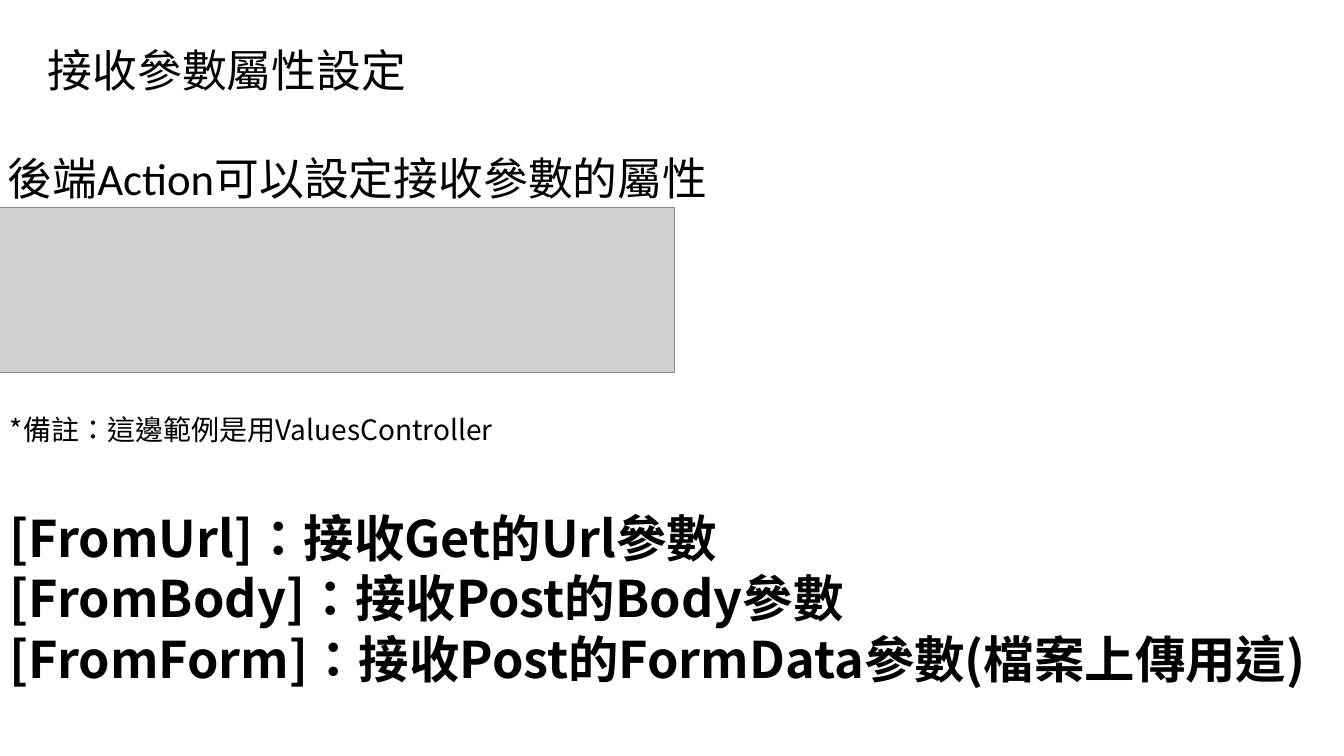
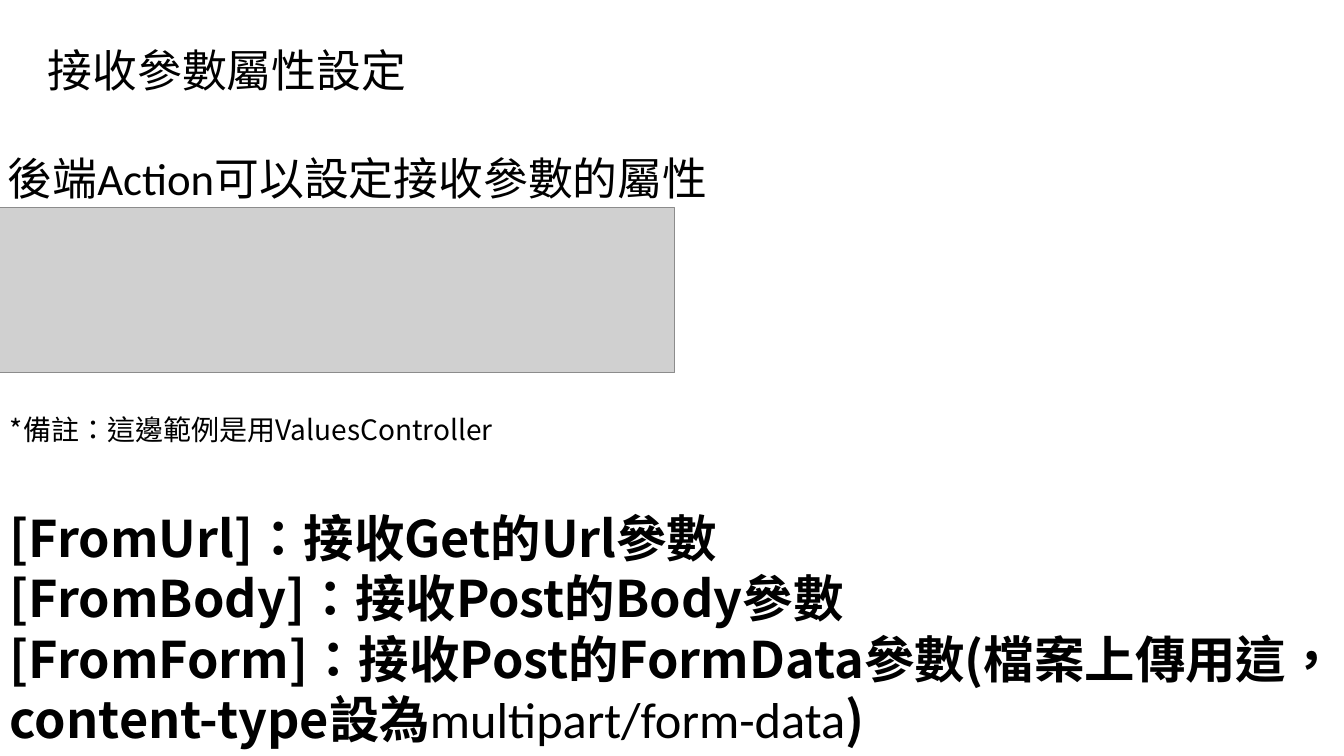
Before and after one commit to HueiYou/WebApiPractice, a slide deck: slide 46 of Web API教學與實做.pptx. Drawn at 1344x756 pixels with LibreOffice and Linux fonts; fonts in the diff are those of the drawing; grey boxes stand for pictures. Boxes give left, top, right and bottom in pixels: in the first picture for what was removed or moved away, otherwise in the second. Text is boxed around its words. In the diff, an @@ line names an element or a change of style, - is before the commit and + after.

```diff
--- a/Web API教學與實做.pptx
+++ b/Web API教學與實做.pptx
@@ text at <box>10,627,1337,750</box>: text changed @@
-[FromForm]：接收Post的FormData參數(檔案上傳用這)
+[FromForm]：接收Post的FormData參數(檔案上傳用這，content-type設為multipart/form-data)
```
Also in this commit, not shown: 2 other slides changed, 1 other file.
